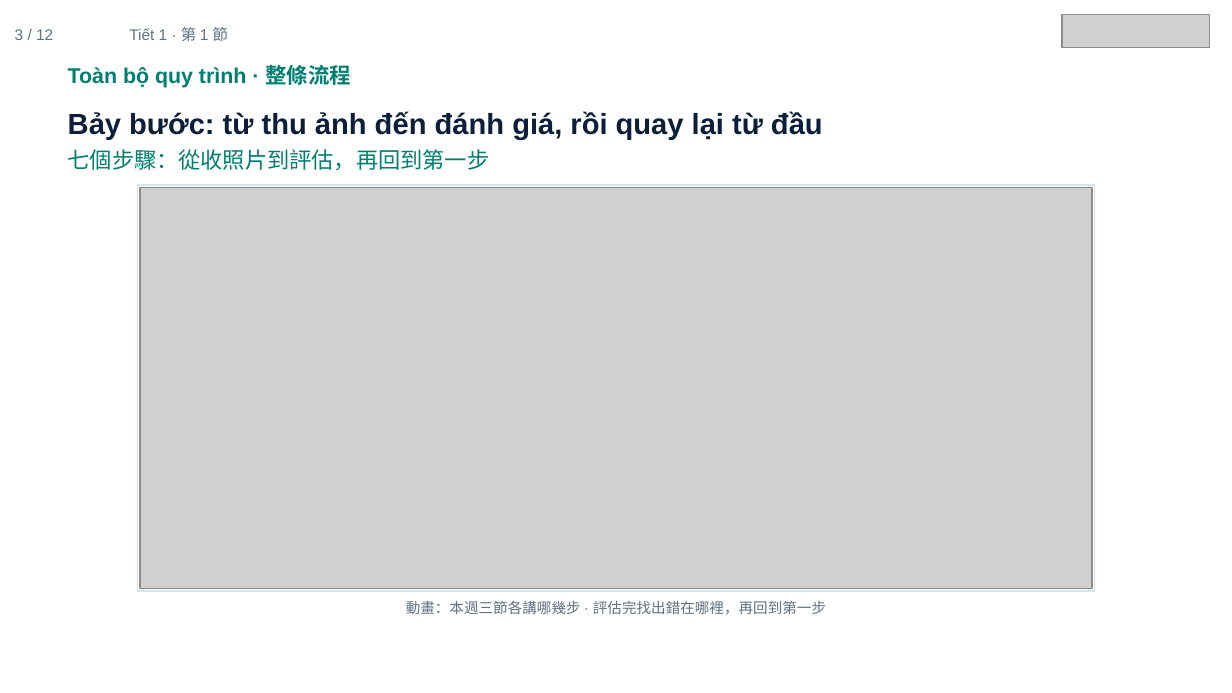
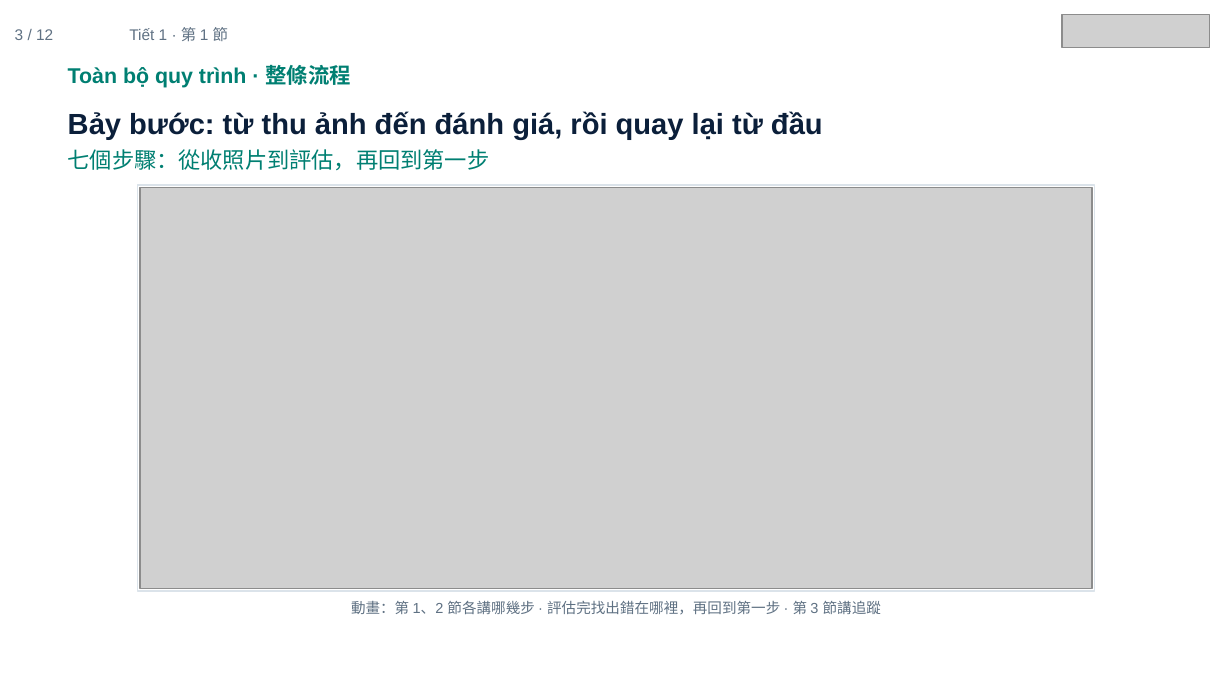
Before and after one commit to ch-neural/MITUST-Principles-of-Self-Driving-Cars, a slide deck: slide 3 of 第十週(11-12)/第十週_第1節_簡報.pptx. Drawn at 1232x693 pixels with LibreOffice and Linux fonts; fonts in the diff are those of the drawing; grey boxes stand for pictures. Boxes give left, top, right and bottom in pixels: in the first picture for what was removed or moved away, otherwise in the second. Text is boxed around its words. In the diff, an @@ line names an element or a change of style, - is before the commit and + after.

```diff
--- a/第十週(11-12)/第十週_第1節_簡報.pptx
+++ b/第十週(11-12)/第十週_第1節_簡報.pptx
@@ text at <box>351,601,881,615</box>: text changed @@
-動畫：本週三節各講哪幾步 · 評估完找出錯在哪裡，再回到第一步
+動畫：第 1、2 節各講哪幾步 · 評估完找出錯在哪裡，再回到第一步 · 第 3 節講追蹤
```
Also in this commit, not shown: 6 other slides changed, 3 slides added, 3 slides removed, 3 other files.
